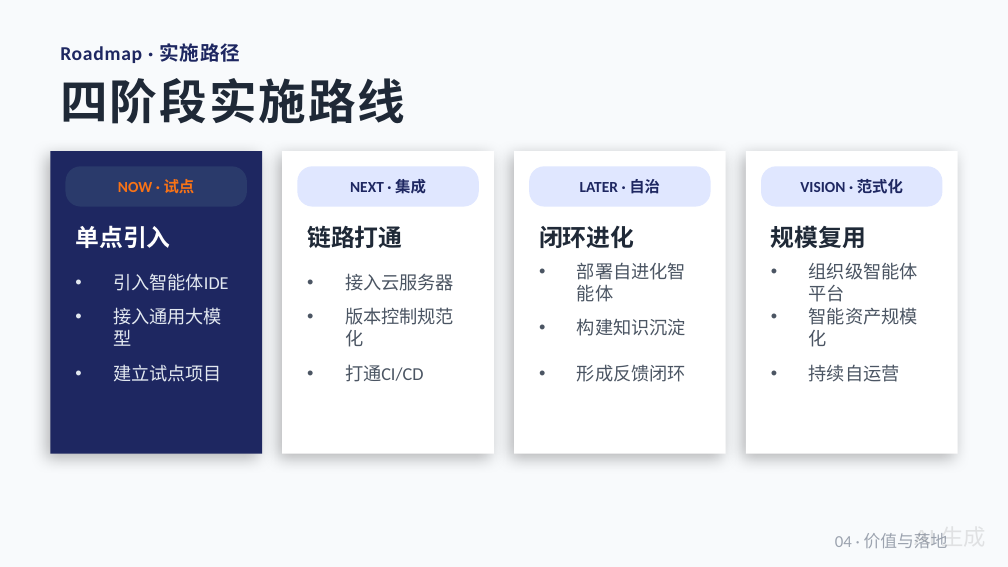
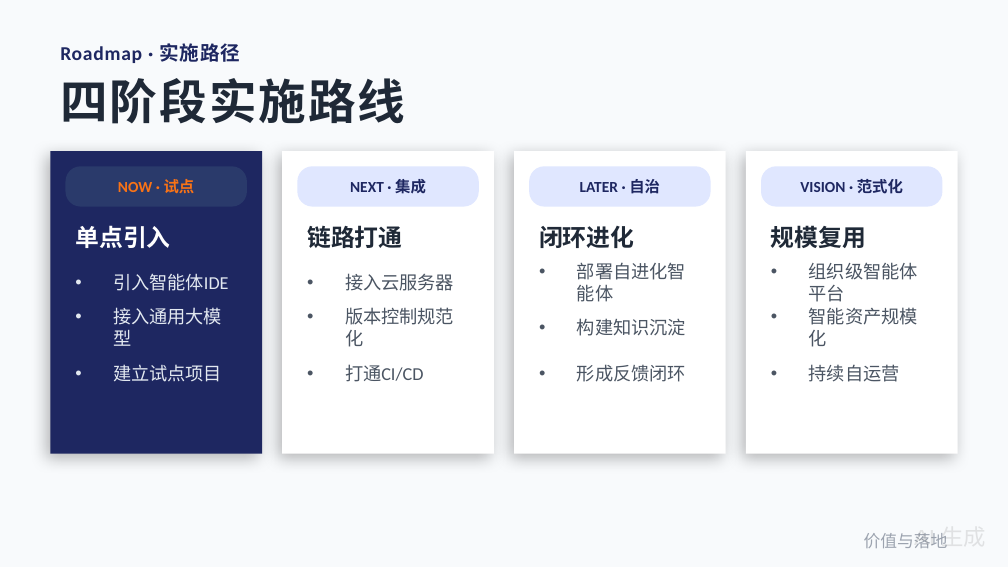
Before and after one commit to Whu-yla/ai-engineering-paradigm, a slide deck: slide 18 of pptx/新型信息化工程生产范式.pptx (slide 19 before the commit). Drawn at 1008x567 pixels with LibreOffice and Linux fonts; fonts in the diff are those of the drawing. Boxes give left, top, right and bottom in pixels: in the first picture for what was removed or moved away, otherwise in the second. Text is boxed around its words. In the diff, an @@ line names an element or a change of style, - is before the commit and + after.

```diff
--- a/pptx/新型信息化工程生产范式.pptx
+++ b/pptx/新型信息化工程生产范式.pptx
@@ text at (864,533,948,548): text changed @@
-04 · 价值与落地
+价值与落地
```
Also in this commit, not shown: 2 other slides changed, 4 slides added, 3 slides removed, 2 other files.
